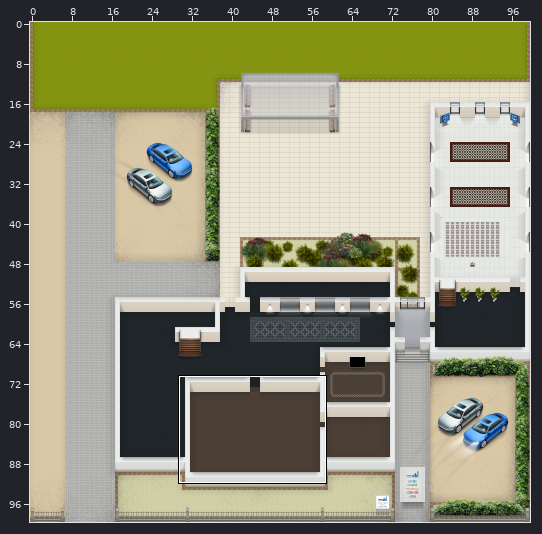
Tiled map (JSON) -- map.tmj. The first picture is a wide view before the edit; the outline marks the close-up.
Close-up. As it was:
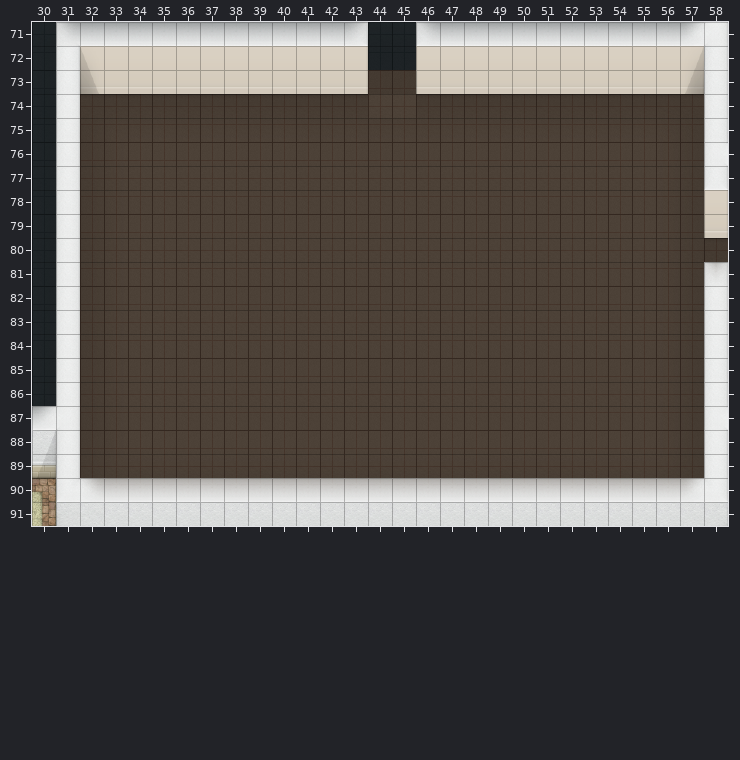
Cells are 32x32 px. Shown: x 30..58, y 71..91. The commit also changed other parts of the map, which this record leaves out.
Once edited:
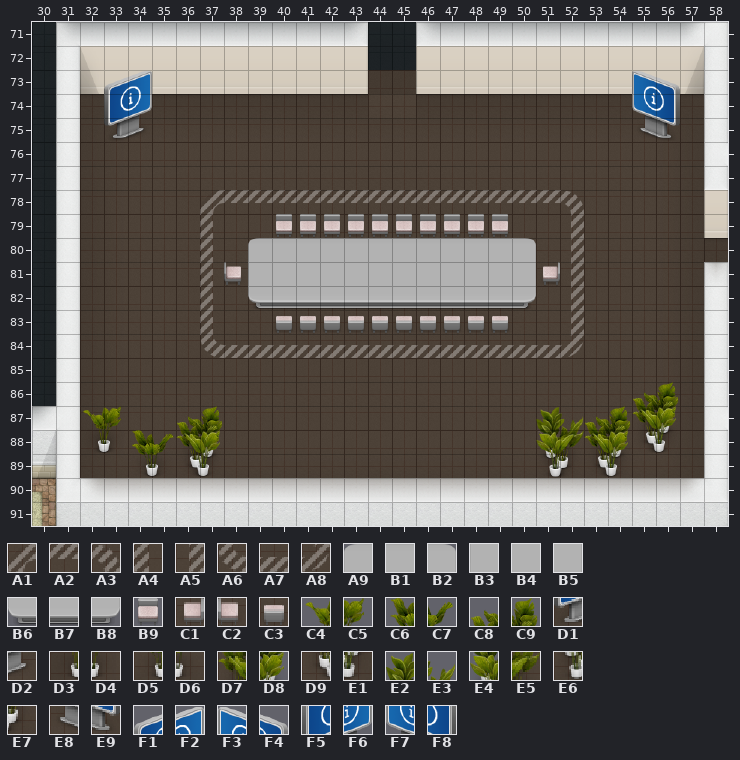
Key: from "i-unitgroup-Map-Animationen": A1 5, A2 6, A3 7, A4 45, A5 47, A6 85, A7 86, A8 87; from "i-unitgroup-Map-Textruren": A9 1728, B1 1729, B2 1730, B3 1768, B4 1769, B5 1770, B6 1808, B7 1809, B8 1810, B9 1926, C1 1968, C2 1969, C3 2006, C4 2045, C5 2046, C6 2049, C7 2050, C8 2051, C9 2052, D1 2080, D2 2081, D3 2085, D4 2086, D5 2089, D6 2090, D7 2091, D8 2092, D9 2131, E1 2132, E2 2171, E3 2172, E4 2211, E5 2212, E6 2251, E7 2252, E8 2443, E9 2444, F1 2480, F2 2481, F3 2483, F4 2484, F5 2520, F6 2521, F7 2523, F8 2524.
__ is an empty cell, .. an unchanged one.
Tiles of an added or newly shown layer are drawn over the layers below it.
See-through tiles are keyed as they look on the map.
From old to new:
--- layer "besprechung1_eg/b1eg_pflanzen" (added)
@@ x 32..56 @@
-86 .. .. .. .. .. .. .. .. .. .. .. .. .. .. .. .. .. .. .. .. .. .. .. __ __
-87 __ __ .. .. __ __ .. .. .. .. .. .. .. .. .. .. .. .. .. __ __ __ __ __ __
-88 __ __ __ __ __ __ .. .. .. .. .. .. .. .. .. .. .. .. .. __ __ __ __ __ __
-89 .. .. __ __ __ __ .. .. .. .. .. .. .. .. .. .. .. .. .. __ __ __ __ .. ..
+86 .. .. .. .. .. .. .. .. .. .. .. .. .. .. .. .. .. .. .. .. .. .. .. C8 C9
+87 C4 C5 .. .. C8 C9 .. .. .. .. .. .. .. .. .. .. .. .. .. E2 E3 C8 C9 D7 D8
+88 D3 D4 C6 C7 D7 D8 .. .. .. .. .. .. .. .. .. .. .. .. .. E4 E5 D7 D8 D9 E1
+89 .. .. D5 D6 D9 E1 .. .. .. .. .. .. .. .. .. .. .. .. .. E6 E7 D9 E1 .. ..
--- layer "besprechung1_eg/b1eg_monitore" (added)
@@ x 33..56 @@
-73 __ __ .. .. .. .. .. .. .. .. .. .. .. .. .. .. .. .. .. .. .. .. __ __
-74 __ __ .. .. .. .. .. .. .. .. .. .. .. .. .. .. .. .. .. .. .. .. __ __
-75 __ __ .. .. .. .. .. .. .. .. .. .. .. .. .. .. .. .. .. .. .. .. __ __
+73 F1 F2 .. .. .. .. .. .. .. .. .. .. .. .. .. .. .. .. .. .. .. .. F3 F4
+74 F5 F6 .. .. .. .. .. .. .. .. .. .. .. .. .. .. .. .. .. .. .. .. F7 F8
+75 D1 D2 .. .. .. .. .. .. .. .. .. .. .. .. .. .. .. .. .. .. .. .. E8 E9
--- layer "besprechung1_eg/b1eg_tisch_stuehle" (added)
@@ x 38..51 @@
-79 .. .. __ __ __ __ __ __ __ __ __ __ .. ..
-80 .. __ __ __ __ __ __ __ __ __ __ __ __ ..
-81 __ __ __ __ __ __ __ __ __ __ __ __ __ __
-82 .. __ __ __ __ __ __ __ __ __ __ __ __ ..
-83 .. .. __ __ __ __ __ __ __ __ __ __ .. ..
+79 .. .. B9 B9 B9 B9 B9 B9 B9 B9 B9 B9 .. ..
+80 .. A9 B1 B1 B1 B1 B1 B1 B1 B1 B1 B1 B2 ..
+81 C2 B3 B4 B4 B4 B4 B4 B4 B4 B4 B4 B4 B5 C1
+82 .. B6 B7 B7 B7 B7 B7 B7 B7 B7 B7 B7 B8 ..
+83 .. .. C3 C3 C3 C3 C3 C3 C3 C3 C3 C3 .. ..
--- layer "besprechung1_eg/b1eg_animation" (added)
@@ x 37..52 @@
-78 __ __ __ __ __ __ __ __ __ __ __ __ __ __ __ __
-79 __ .. .. .. .. .. .. .. .. .. .. .. .. .. .. __
-80 __ .. .. .. .. .. .. .. .. .. .. .. .. .. .. __
-81 __ .. .. .. .. .. .. .. .. .. .. .. .. .. .. __
-82 __ .. .. .. .. .. .. .. .. .. .. .. .. .. .. __
-83 __ .. .. .. .. .. .. .. .. .. .. .. .. .. .. __
-84 __ __ __ __ __ __ __ __ __ __ __ __ __ __ __ __
+78 A1 A2 A2 A2 A2 A2 A2 A2 A2 A2 A2 A2 A2 A2 A2 A3
+79 A4 .. .. .. .. .. .. .. .. .. .. .. .. .. .. A5
+80 A4 .. .. .. .. .. .. .. .. .. .. .. .. .. .. A5
+81 A4 .. .. .. .. .. .. .. .. .. .. .. .. .. .. A5
+82 A4 .. .. .. .. .. .. .. .. .. .. .. .. .. .. A5
+83 A4 .. .. .. .. .. .. .. .. .. .. .. .. .. .. A5
+84 A6 A7 A7 A7 A7 A7 A7 A7 A7 A7 A7 A7 A7 A7 A7 A8
Where, in picture pixels (left, top, right, bottom), the same in both close-ups:
added: (104, 71, 152, 140)
added: (632, 71, 680, 140)
added: (200, 190, 584, 358)
added: (536, 382, 678, 478)
added: (83, 406, 222, 477)
